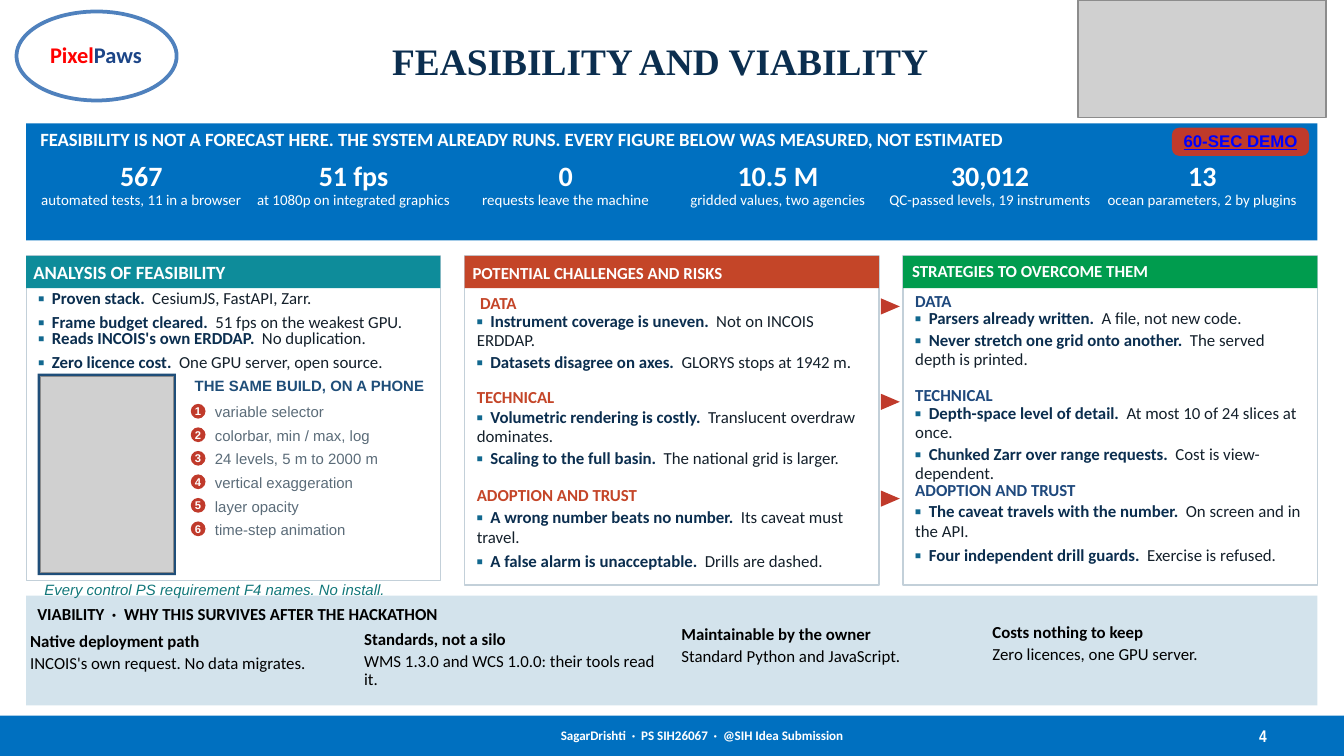
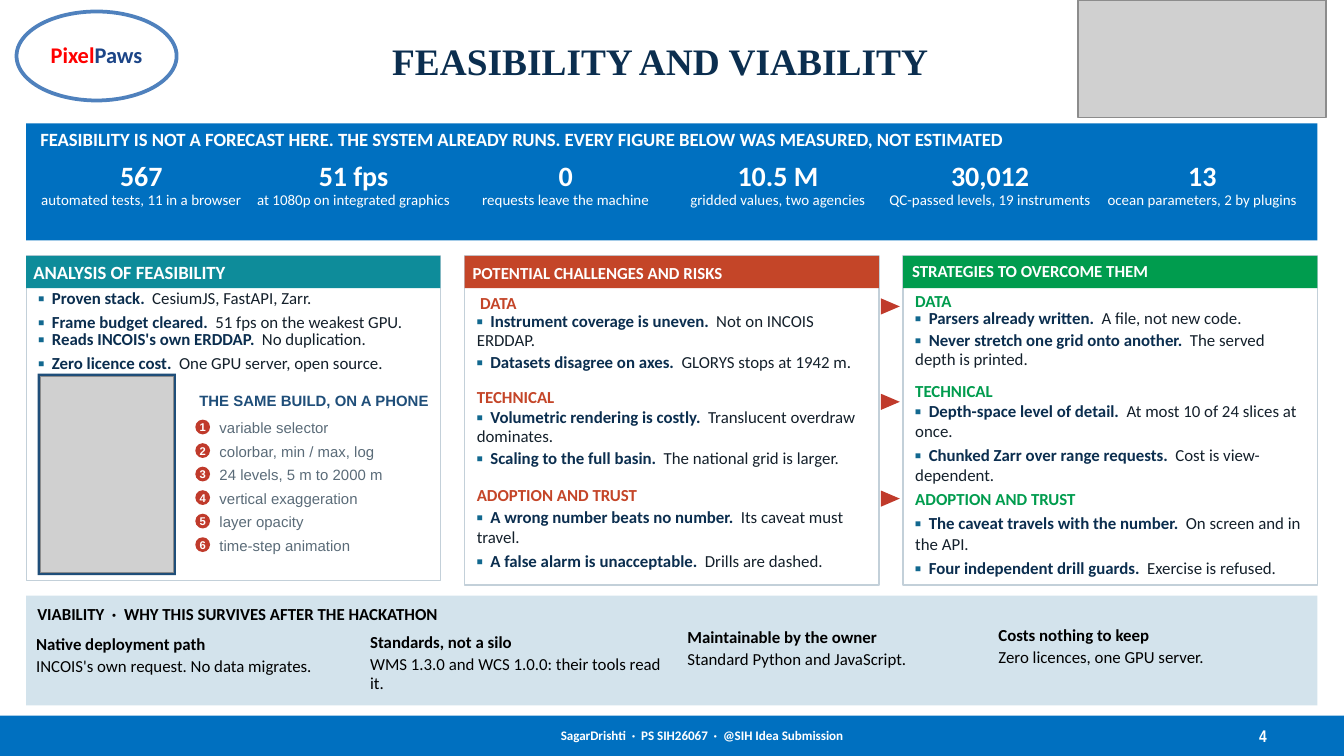
Before and after one commit to MONSTERBOY110/SagarDrishti, a slide deck: slide 4 of docs/submission/PixelPaws_SIH2026.pptx. Drawn at 1344x756 pixels with LibreOffice and Linux fonts; fonts in the diff are those of the drawing; grey boxes stand for pictures. Boxes give left, top, right and bottom in pixels: in the first picture for what was removed or moved away, otherwise in the second. Text is boxed around its words. In the diff, an @@ line names an element or a change of style, - is before the commit and + after.

```diff
--- a/docs/submission/PixelPaws_SIH2026.pptx
+++ b/docs/submission/PixelPaws_SIH2026.pptx
@@ rounded rectangle removed at (1172,128,1309,156) @@
-60-SEC DEMO
@@ text "THE SAME BUILD, ON A ...": place and size @@
-text "THE SAME BUILD, ON A ..." at (195,380,424,394)
+text "THE SAME BUILD, ON A ..." at (199,395,428,409)
@@ text "variable selector": place and size @@
-text "variable selector" at (215,406,324,417)
+text "variable selector" at (219,422,328,433)
@@ text "▪ Depth-space level of detail. ..." at (915,405,1297,484): line spacing 0.92 to 1 @@
@@ text "colorbar, min / max, log": place and size @@
-text "colorbar, min / max, log" at (215,430,370,444)
+text "colorbar, min / max, log" at (219,446,374,460)
@@ text "24 levels, 5 m to ...": place and size @@
-text "24 levels, 5 m to ..." at (215,453,378,466)
+text "24 levels, 5 m to ..." at (219,469,382,482)
@@ text "vertical exaggeration": place and size @@
-text "vertical exaggeration" at (215,477,353,491)
+text "vertical exaggeration" at (219,493,358,507)
@@ text colour #1F497D to #009C4E in 3 elements at (915,296,951,307), (915,386,993,397), (915,494,1075,505) @@
@@ text "ADOPTION AND TRUST": place and size @@
-text "ADOPTION AND TRUST" at (915,485,1075,496)
+text "ADOPTION AND TRUST" at (915,494,1075,505)
@@ 6 ellipses: place and size @@
-6 ellipses at (191,403,206,536)
+6 ellipses at (195,419,210,552)
@@ text "time-step animation": place and size @@
-text "time-step animation" at (215,524,346,538)
+text "time-step animation" at (219,540,350,554)
@@ text "layer opacity": place and size @@
-text "layer opacity" at (215,501,299,515)
+text "layer opacity" at (219,516,303,530)
@@ text "▪ The caveat travels with ...": place and size @@
-text "▪ The caveat travels with ..." at (915,505,1301,564)
+text "▪ The caveat travels with ..." at (915,517,1301,577)
@@ text removed at (44,583,384,598) @@
-Every control PS requirement F4 names. No install.
@@ text "Maintainable by the owner": place and size @@
-text "Maintainable by the owner" at (681,628,900,665)
+text "Maintainable by the owner" at (687,631,906,668)
@@ text "Costs nothing to keep": place and size @@
-text "Costs nothing to keep" at (992,626,1197,662)
+text "Costs nothing to keep" at (998,629,1203,665)
@@ text "Native deployment path": place and size @@
-text "Native deployment path" at (30,635,305,672)
+text "Native deployment path" at (36,638,311,675)
@@ text "Standards, not a silo": place and size @@
-text "Standards, not a silo" at (364,633,655,685)
+text "Standards, not a silo" at (370,636,661,689)
```
Also in this commit, not shown: 5 other slides changed, 2 other files.
